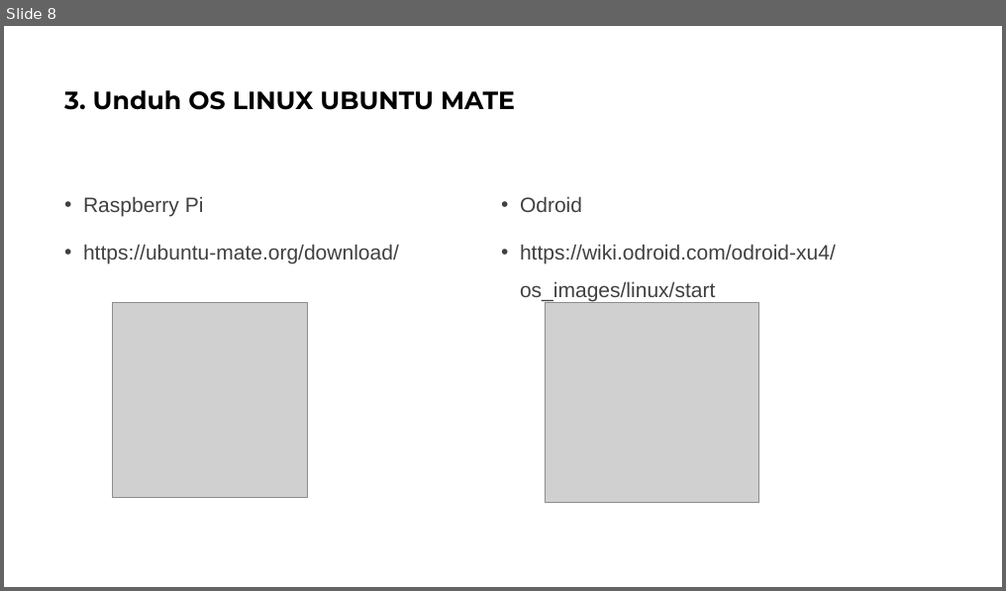
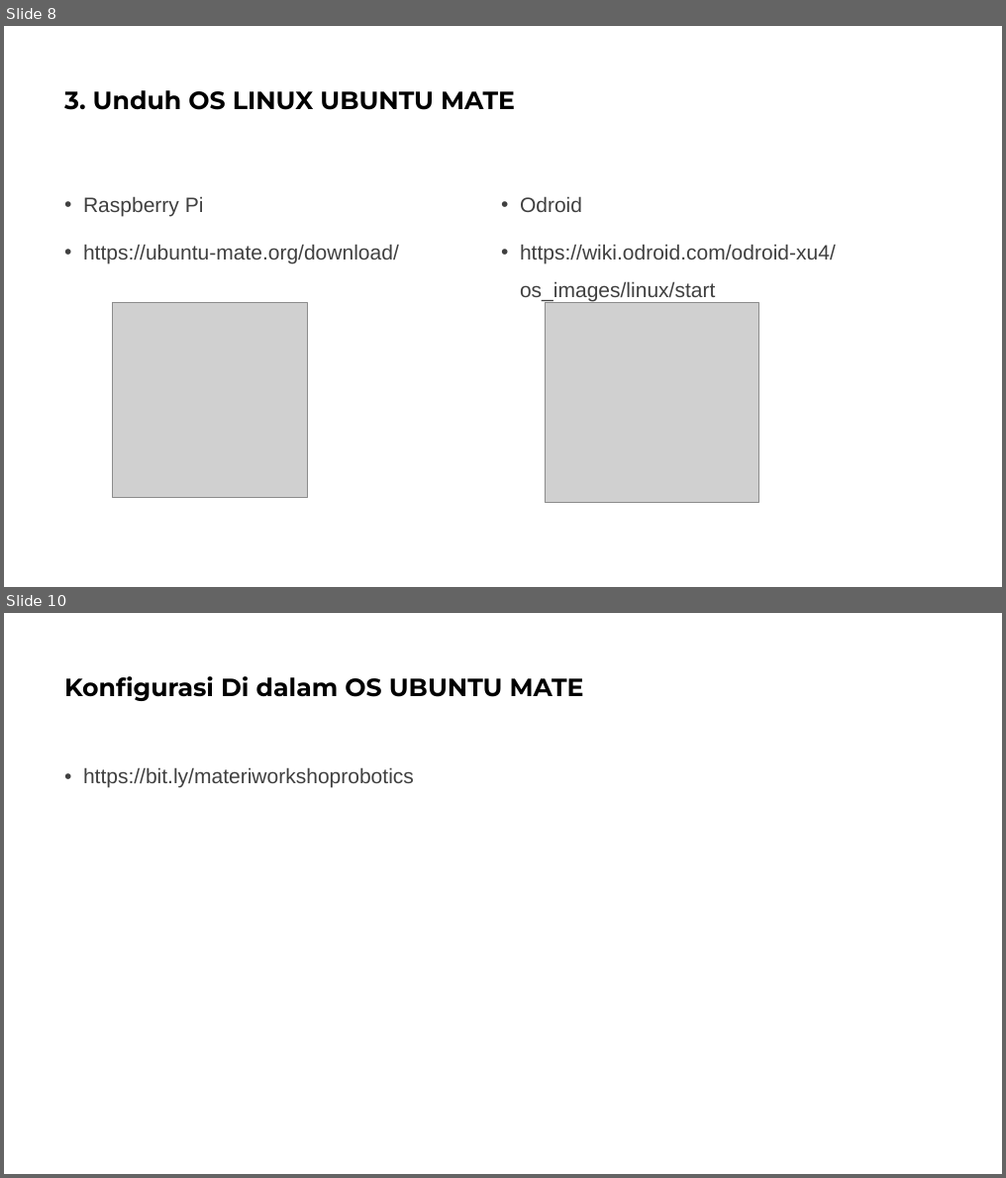
Before and after one commit to aditya22081998/Workshop_Robotics, a slide deck: Materi Workshop/Materi 2.pptx. Shown one above the other, each under a label of ours: slide 8 before the commit, slides 8 and 10 after it; the slides between them are not shown. The pictures are 1006x591 and 1006x1178 pixels, drawn with LibreOffice and Linux fonts; fonts in the diff are those of the drawing; grey boxes stand for pictures. Boxes give left, top, right and bottom in pixels: in the first picture for what was removed or moved away, otherwise in the second. Text is boxed around its words. In the diff, an @@ line names an element or a change of style, - is before the commit and + after.

```diff
--- a/Materi Workshop/Materi 2.pptx
+++ b/Materi Workshop/Materi 2.pptx
@@ slide 10 added at box(4, 613, 1002, 1174), background #FFFFFF @@
@@ title added at box(64, 676, 584, 701), 24 pt, text #000000, bold @@
+Konfigurasi Di dalam OS UBUNTU MATE
@@ text added at box(83, 767, 414, 788), 20 pt, text #404040 @@
+• https://bit.ly/materiworkshoprobotics
```
Also in this commit, not shown: 2 other slides added, 4 other files.
